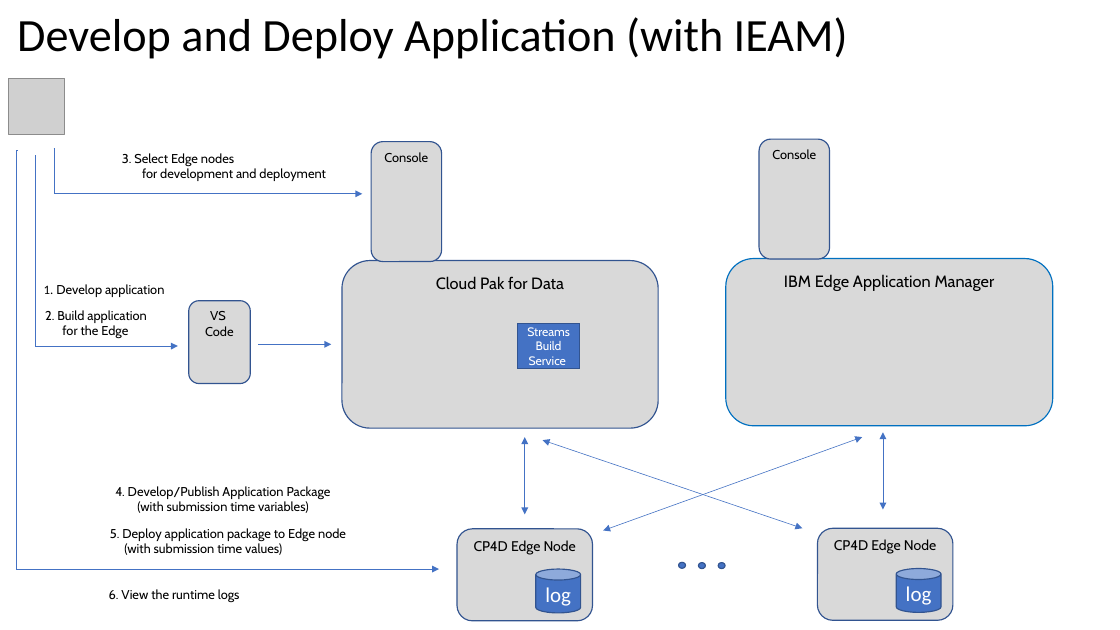
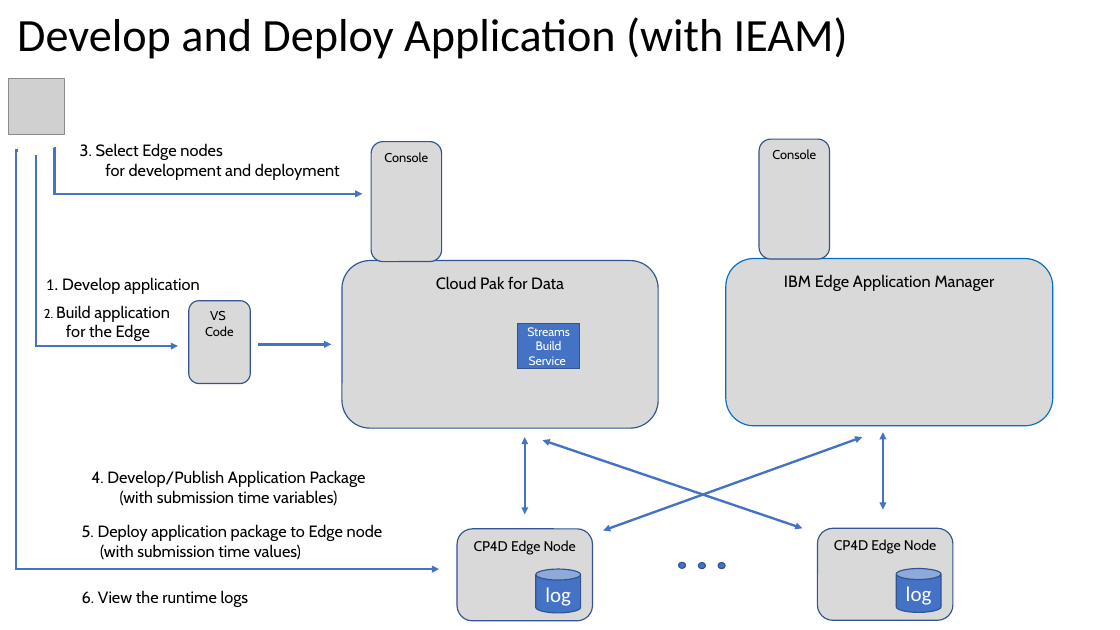
Before and after one commit to IBMStreams/sample.edge-app-control, a slide deck: slide 3 of images/Edge-samples-figures.pptx. Drawn at 1120x630 pixels with LibreOffice and Linux fonts; fonts in the diff are those of the drawing; grey boxes stand for pictures. Boxes give left, top, right and bottom in pixels: in the first picture for what was removed or moved away, otherwise in the second. Text is boxed around its words. In the diff, an @@ line names an element or a change of style, - is before the commit and + after.

```diff
--- a/images/Edge-samples-figures.pptx
+++ b/images/Edge-samples-figures.pptx
@@ elbow arrow (54, 148) - (362, 194): stroke #4472C4 0.5 pt to #4472C4 2 pt @@
@@ text "3. Select Edge nodes": place and size @@
-text "3. Select Edge nodes" at box(122, 153, 326, 181)
+text "3. Select Edge nodes" at box(80, 143, 340, 180)
@@ elbow arrow (18, 150) - (439, 569): stroke #4472C4 0.5 pt to #4472C4 2 pt @@
@@ elbow arrow (36, 155) - (178, 346): stroke #4472C4 0.5 pt to #4472C4 2 pt @@
@@ size 11 to 14 pt in 6 elements at box(44, 305, 170, 341), box(82, 524, 383, 560), box(82, 590, 249, 607), box(80, 143, 340, 180), box(91, 470, 366, 506), box(46, 277, 200, 294) @@
@@ text "1. Develop application": place and size @@
-text "1. Develop application" at box(44, 284, 164, 297)
+text "1. Develop application" at box(46, 277, 200, 294)
@@ double arrow (543, 440) - (802, 528): stroke #4472C4 0.5 pt to #4472C4 2 pt @@
@@ double arrow (862, 437) - (603, 531): stroke #4472C4 0.5 pt to #4472C4 2 pt @@
@@ text "4. Develop/Publish Application Package": place and size @@
-text "4. Develop/Publish Application Package" at box(115, 486, 331, 513)
+text "4. Develop/Publish Application Package" at box(91, 470, 366, 506)
@@ text "5. Deploy application package to ...": place and size @@
-text "5. Deploy application package to ..." at box(110, 528, 346, 555)
+text "5. Deploy application package to ..." at box(82, 524, 383, 560)
@@ text "6. View the runtime logs": place and size @@
-text "6. View the runtime logs" at box(109, 589, 240, 602)
+text "6. View the runtime logs" at box(82, 590, 249, 607)
```
Also in this commit, not shown: 2 other slides changed, 2 other files.
